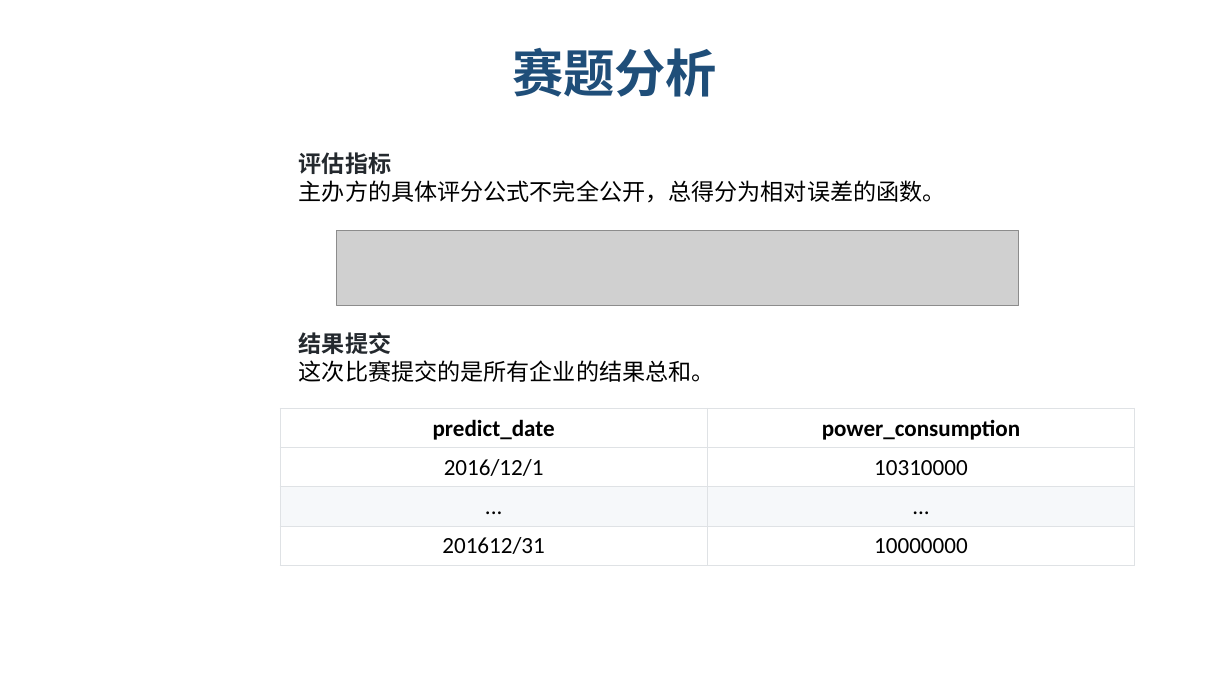
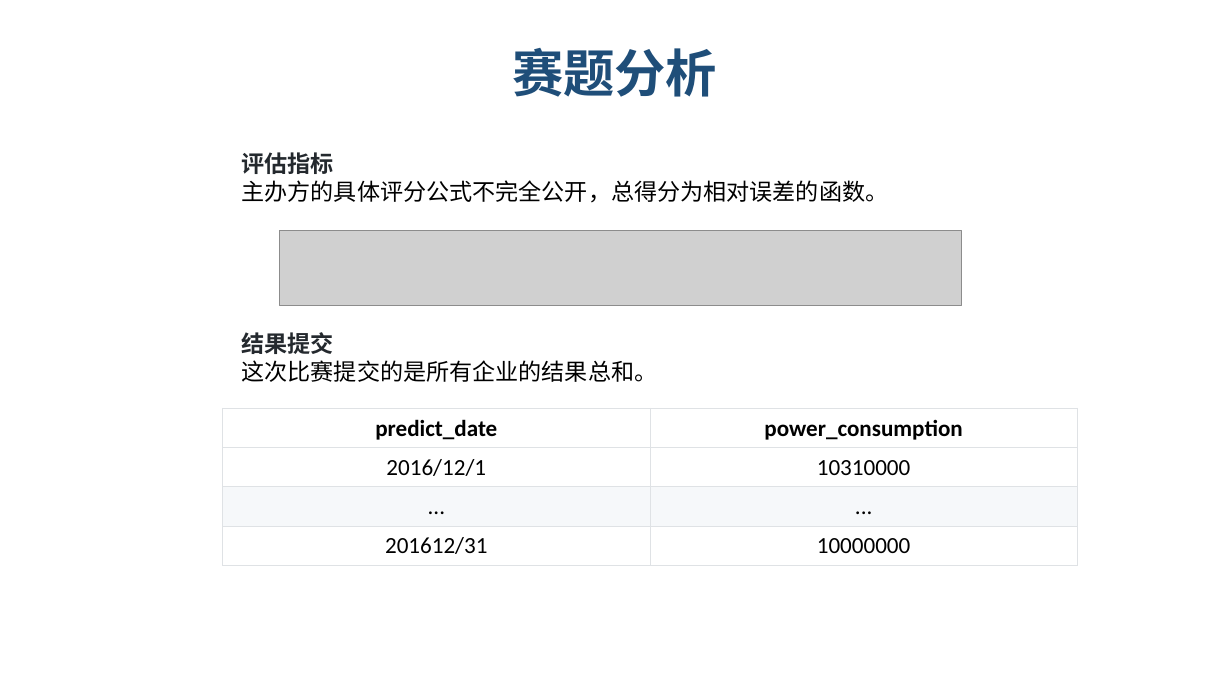
Before and after one commit to lvniqi/tianchi_power, a slide deck: slide 3 of presentation.pptx. Drawn at 1232x693 pixels with LibreOffice and Linux fonts; fonts in the diff are those of the drawing; grey boxes stand for pictures; background and template pictures are left out. Boxes give left, top, right and bottom in pixels: in the first picture for what was removed or moved away, otherwise in the second. Text is boxed around its words. In the diff, an @@ line names an element or a change of style, - is before the commit and + after.

```diff
--- a/presentation.pptx
+++ b/presentation.pptx
@@ 2 texts, 1 table, 1 picture: place and size @@
-2 texts, 1 table, 1 picture at <box>280,152,1134,566</box>
+2 texts, 1 table, 1 picture at <box>223,152,1077,566</box>
```
Also in this commit, not shown: 21 other slides changed.
